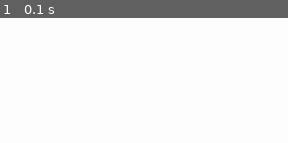
Above: before the commit, frame 1.
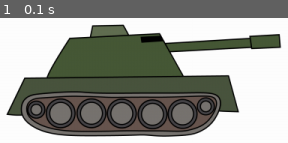
Above: after the commit, the same moment.

Repository: Samrocks58/coding-stuff
Game: pygame game, started from tank game.py
The game is run twice, just before and just after one commit, with the same random seed, the same clock (stepped at 60 frames per second) and the same inputs.
Inputs:
- Up to frame 1 (0.1 s): no input

The runs differ from the first frame. In frame 1, 52% of the frame differs, in the area x 2-98%, y 4-96%.

Commit message:
Update tank game.py

Diff:
--- a/tank game.py
+++ b/tank game.py
@@ -14,9 +14,10 @@
 screen = pygame.display.set_mode((width, height))#, depth=0, flags=pygame.FULLSCREEN)
 screen.fill(white)
 
+tank=pygame.image.load(r'non-program bulcrapo/cool_tank.png')
 while True:
     screen.fill(white)
-
+    screen.blit(tank, (0, 0))
     for event in pygame.event.get():
         if event.type == pygame.QUIT:
             quit()
